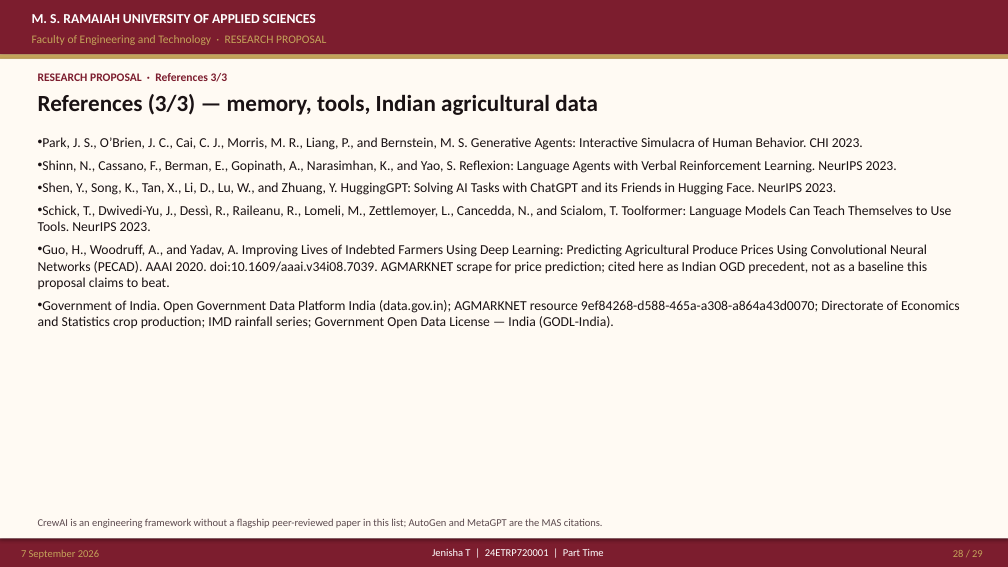
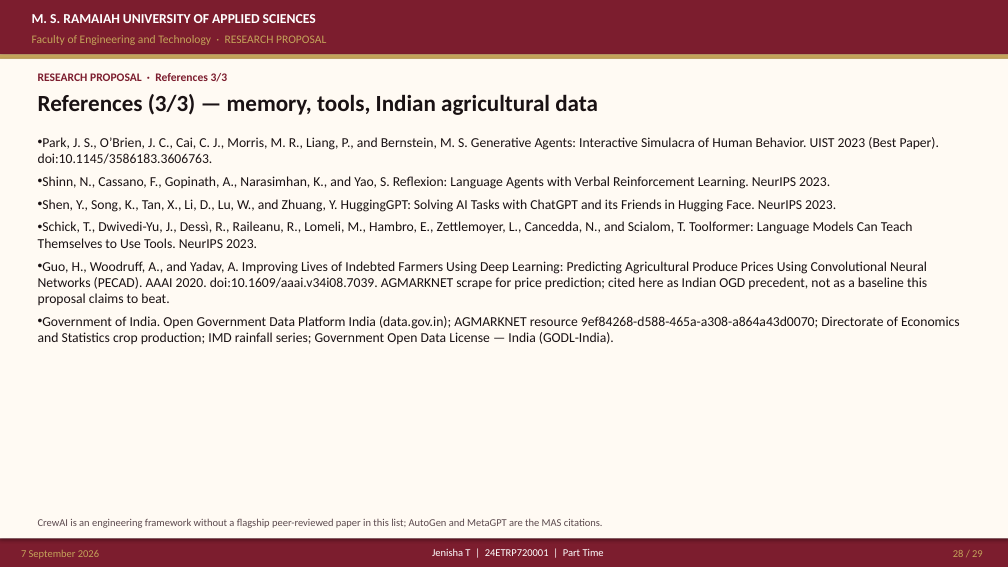
Before and after one commit to joyjeni/phd-agentic-ai-master, a slide deck: slide 28 of ACRS_PhD_Proposal_JenishaT_24ETRP720001.pptx. Drawn at 1008x567 pixels with LibreOffice and Linux fonts; fonts in the diff are those of the drawing. Boxes give left, top, right and bottom in pixels: in the first picture for what was removed or moved away, otherwise in the second. Text is boxed around its words. In the diff, an @@ line names an element or a change of style, - is before the commit and + after.

```diff
--- a/ACRS_PhD_Proposal_JenishaT_24ETRP720001.pptx
+++ b/ACRS_PhD_Proposal_JenishaT_24ETRP720001.pptx
@@ text at (38, 137, 940, 189): text changed @@
-• Park, J. S., O’Brien, J. C., Cai, C. J., Morris, M. R., Liang, P., and Bernstein, M. S. Generative Agents: Interactive Simulacra of Human Behavior. CHI 2023.
-• Shinn, N., Cassano, F., Berman, E., Gopinath, A., Narasimhan, K., and Yao, S. Reflexion: Language Agents with Verbal Reinforcement Learning. NeurIPS 2023.
+• Park, J. S., O’Brien, J. C., Cai, C. J., Morris, M. R., Liang, P., and Bernstein, M. S. Generative Agents: Interactive Simulacra of Human Behavior. UIST 2023 (Best Paper). doi:10.1145/3586183.3606763.
+• Shinn, N., Cassano, F., Gopinath, A., Narasimhan, K., and Yao, S. Reflexion: Language Agents with Verbal Reinforcement Learning. NeurIPS 2023.
@@ text at (38, 221, 913, 248): text changed @@
-• Schick, T., Dwivedi-Yu, J., Dessì, R., Raileanu, R., Lomeli, M., Zettlemoyer, L., Cancedda, N., and Scialom, T. Toolformer: Language Models Can Teach Themselves to Use Tools. NeurIPS 2023.
+• Schick, T., Dwivedi-Yu, J., Dessì, R., Raileanu, R., Lomeli, M., Hambro, E., Zettlemoyer, L., Cancedda, N., and Scialom, T. Toolformer: Language Models Can Teach Themselves to Use Tools. NeurIPS 2023.
```
Also in this commit, not shown: 7 other slides changed, 36 other files.
